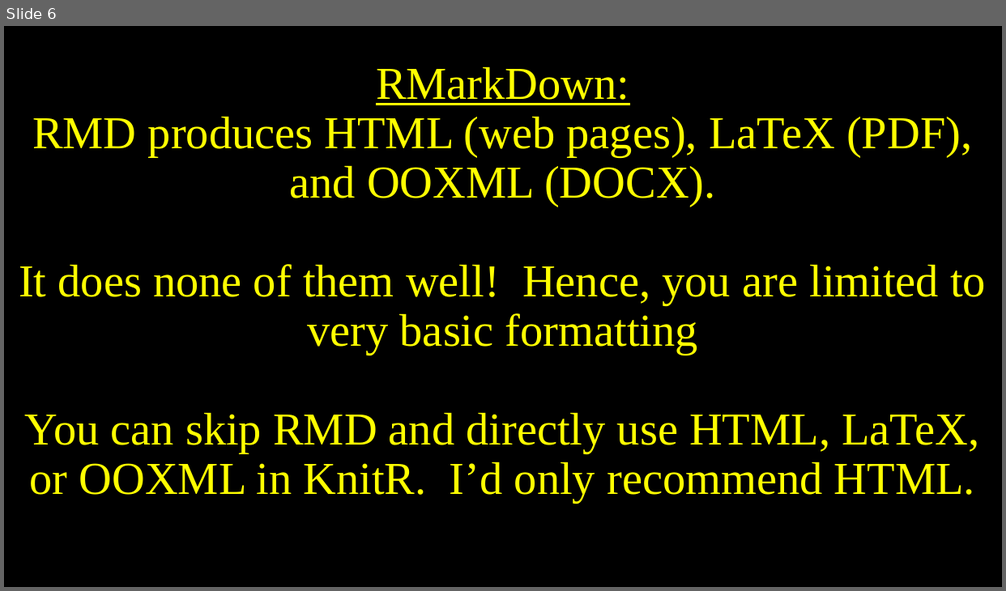
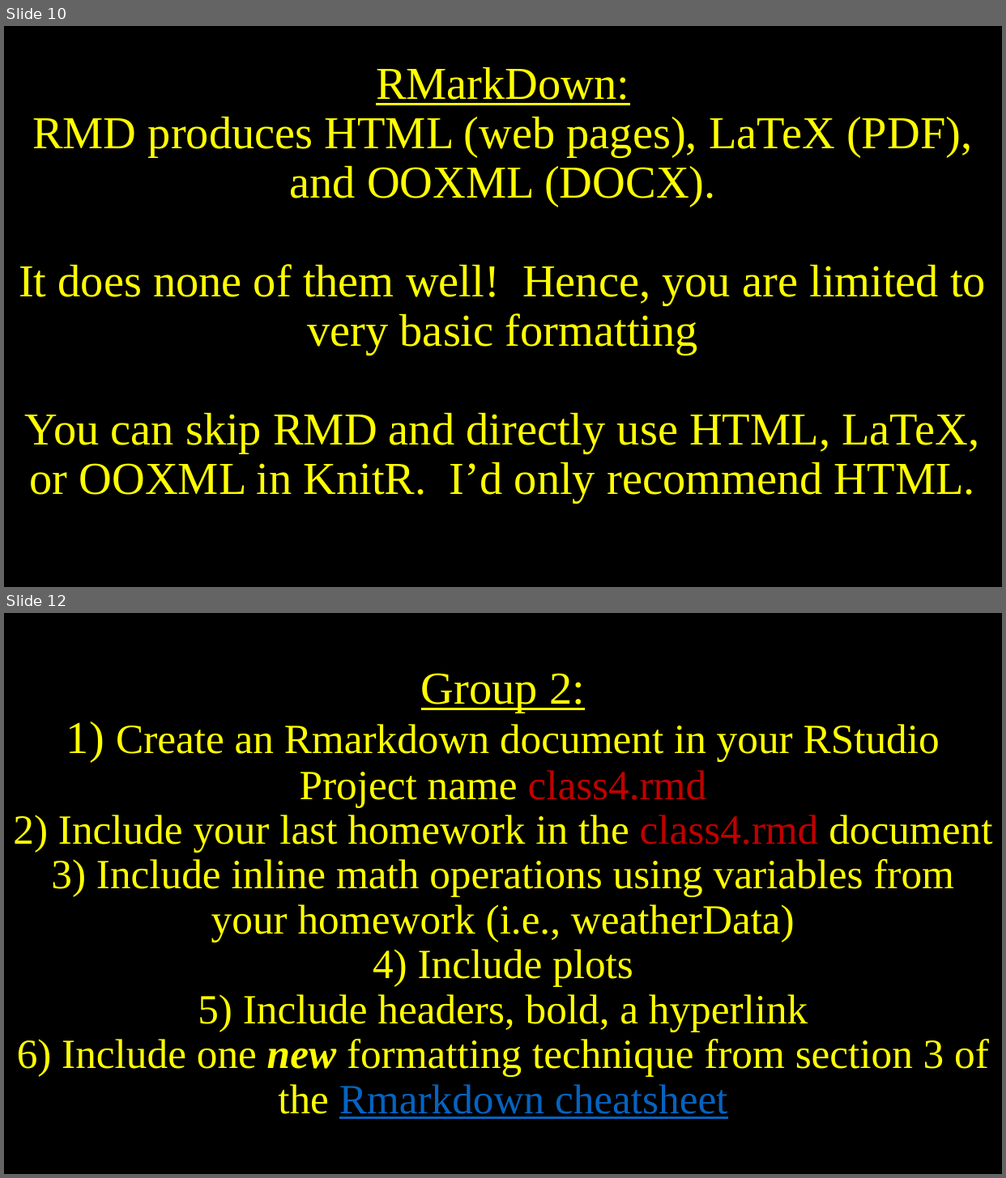
Before and after one commit to belinskyc/KnitR-RMD, a slide deck: KnitR.pptx. Shown one above the other, each under a label of ours: slide 6 before the commit, slides 10 and 12 after it; the slides between them are not shown. The pictures are 1006x591 and 1006x1178 pixels, drawn with LibreOffice and Linux fonts; fonts in the diff are those of the drawing. Boxes give left, top, right and bottom in pixels: in the first picture for what was removed or moved away, otherwise in the second. Text is boxed around its words. In the diff, an @@ line names an element or a change of style, - is before the commit and + after.

Commit message:
before class

```diff
--- a/KnitR.pptx
+++ b/KnitR.pptx
@@ slide 12 added at [4, 613, 1002, 1174], background #000000 @@
@@ title added at [13, 673, 992, 1119], 40 pt, text #FFFF00 @@
+Group 2:
+1) Create an Rmarkdown document in your RStudio Project name class4.rmd
+2) Include your last homework in the class4.rmd document
+3) Include inline math operations using variables from your homework (i.e., weatherData)
+4) Include plots
+5) Include headers, bold, a hyperlink
+6) Include one new formatting technique from section 3 of the Rmarkdown cheatsheet
@@ what was slide 6 is now slide 10 @@
```
Also in this commit, not shown: 7 slides changed, 5 other slides added, 5 other files.
